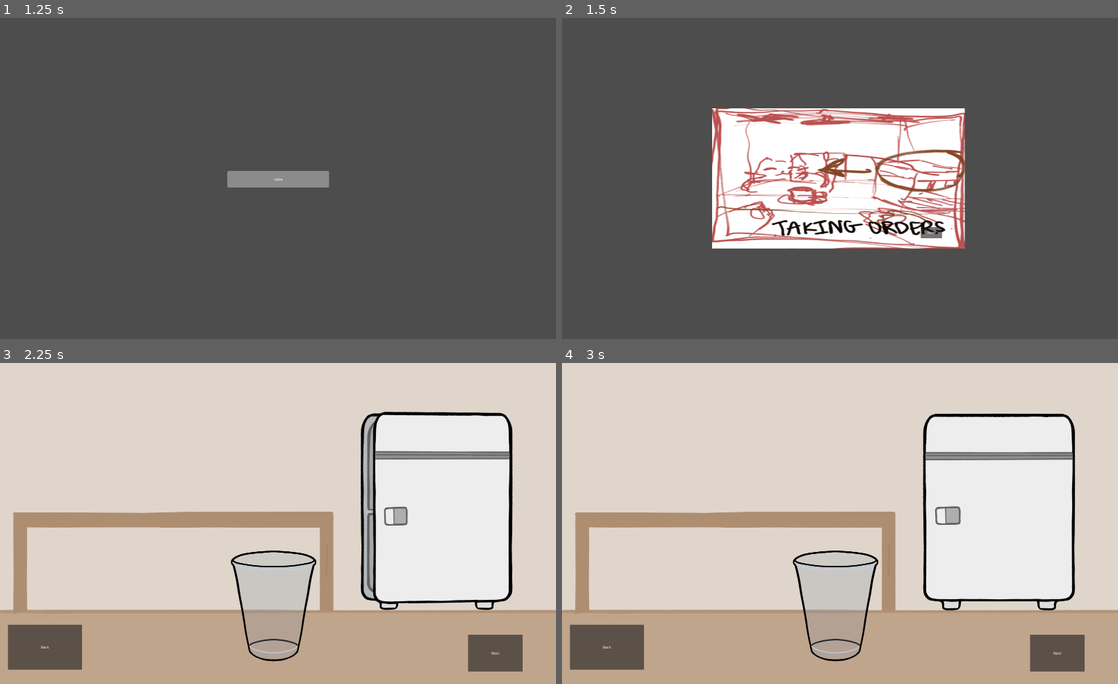
Above: before the commit, frames 1-4 (two rows, left to right).
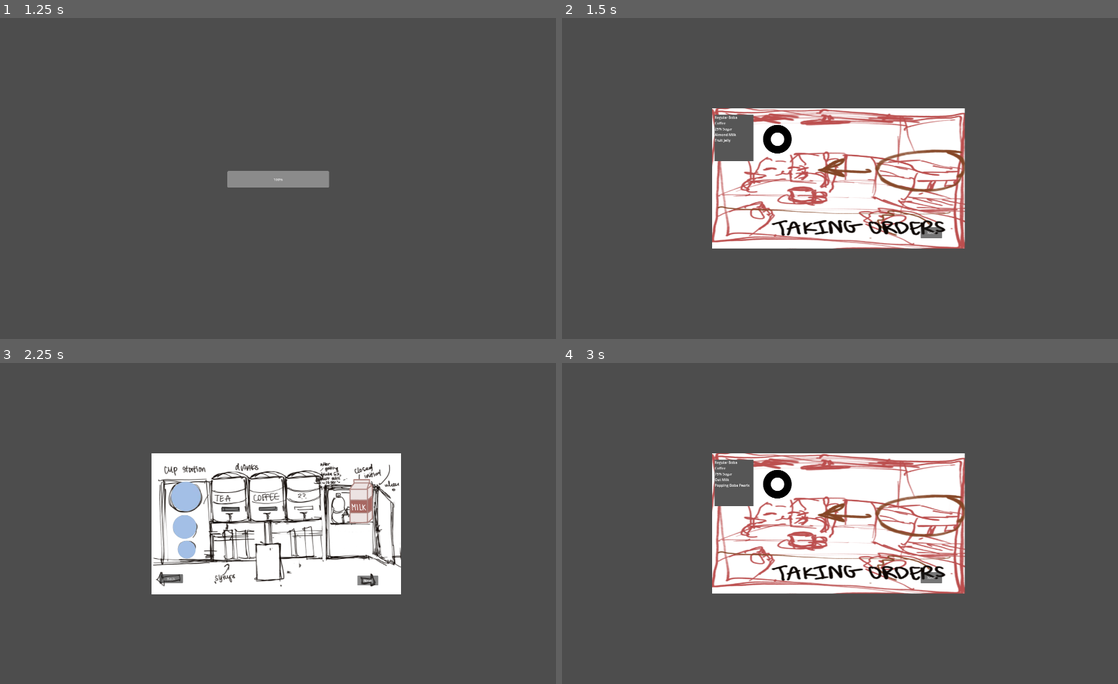
Above: after the commit, the same moments.

Repository: Lyra126/boba-cat
Game: Godot game, scene res://scenes/start_screen/main_scene.tscn
Two runs of this game, one before a commit and one after it. Both use one fixed random seed, a clock stepped at 60 frames per second and the inputs below.
Inputs (mouse positions are in pixels of both pictures, inside the frame that each line leads up to):
- Up to frame 1 (1.25 s): click (216, 226) at 0.5 s
- Up to frame 2 (1.5 s): tap Enter at 1.25 s; move the mouse to (962, 162) at 1.27 s; press the mouse at (962, 162) at 1.28 s
- Up to frame 3 (2.25 s): release the mouse at (400, 507) at 2 s; click "Next" at 2 s
- Up to frame 4 (3 s): click "Back" at 2.75 s

Frame 1 is identical in both runs. In frame 2, 1.3% of the frame differs, in the area x 27-42%, y 30-45%; in frame 3, 95%, in the area x 0-100%, y 0-100%; in frame 4, 94%.

Commit message:
added waiting status bar

Diff:
--- a/scenes/customer_line/customer_line.gd
+++ b/scenes/customer_line/customer_line.gd
@@ -1,15 +1,41 @@
 extends Node2D
 
+var OrderForm
+@onready var progress_bar : TextureProgressBar = $TextureProgressBar
+@onready var canfire = true
+@onready var timer = $Timer
+@onready var percentage_of_time
 
 # Called when the node enters the scene tree for the first time.
 func _ready():
 	$Next.pressed.connect(self._on_next_pressed)
+	OrderForm = preload("res://scenes/OrderForm/OrderForm.tscn").instantiate()
+	add_child(OrderForm)
+	showOrder()
+	if canfire:
+		canfire = false
+		$Timer.start()
 
+func showOrder():
+	OrderForm.show()
 
-# Called every frame. 'delta' is the elapsed time since the previous frame.
-func _process(delta):
-	pass
+func hideOrder():
+	OrderForm.hide()
 
 
 func _on_next_pressed():
-	get_tree().change_scene_to_file("res://scenes/drink_station/liquid_station.tscn")
+	get_tree().change_scene_to_file("res://scenes/drink_station/make_boba.tscn")
+
+
+
+func _process(delta):
+	if timer.get_time_left() > 0:
+		percentage_of_time = ((1 - timer.get_time_left() / timer.get_wait_time()) * 100)
+		progress_bar.value = percentage_of_time
+	else:
+		progress_bar.value = 100
+
+
+func _on_timer_timeout():
+	canfire = true
+	timer.stop()
--- a/scenes/customer_line/customer_line.tscn
+++ b/scenes/customer_line/customer_line.tscn
@@ -1,7 +1,9 @@
-[gd_scene load_steps=3 format=3 uid="uid://c77yg5d4yjufk"]
+[gd_scene load_steps=5 format=3 uid="uid://c77yg5d4yjufk"]
 
 [ext_resource type="Script" path="res://scenes/customer_line/customer_line.gd" id="1_go1ct"]
 [ext_resource type="Texture2D" uid="uid://daldqgnk04x6t" path="res://assets/image.webp" id="2_beh0m"]
+[ext_resource type="Texture2D" uid="uid://uh4uugncspxg" path="res://assets/empty.png" id="3_o1auf"]
+[ext_resource type="Texture2D" uid="uid://bn0wg8vsq0nni" path="res://assets/fill.png" id="4_g6yia"]
 
 [node name="customer-line" type="Node2D"]
 script = ExtResource("1_go1ct")
@@ -23,4 +25,18 @@
 offset_bottom = 354.0
 text = "Next"
 
+[node name="TextureProgressBar" type="TextureProgressBar" parent="."]
+offset_left = -70.0
+offset_top = -173.0
+offset_right = 230.0
+offset_bottom = 127.0
+scale = Vector2(0.5, 0.5)
+fill_mode = 4
+texture_under = ExtResource("3_o1auf")
+texture_progress = ExtResource("4_g6yia")
+
+[node name="Timer" type="Timer" parent="."]
+wait_time = 60.0
+
 [connection signal="pressed" from="Next" to="." method="_on_next_pressed"]
+[connection signal="timeout" from="Timer" to="." method="_on_timer_timeout"]
Binary file added: assets/empty.png
Not shown, added: assets/empty.png.import
Binary file added: assets/fill.png
Not shown, added: assets/fill.png.import
